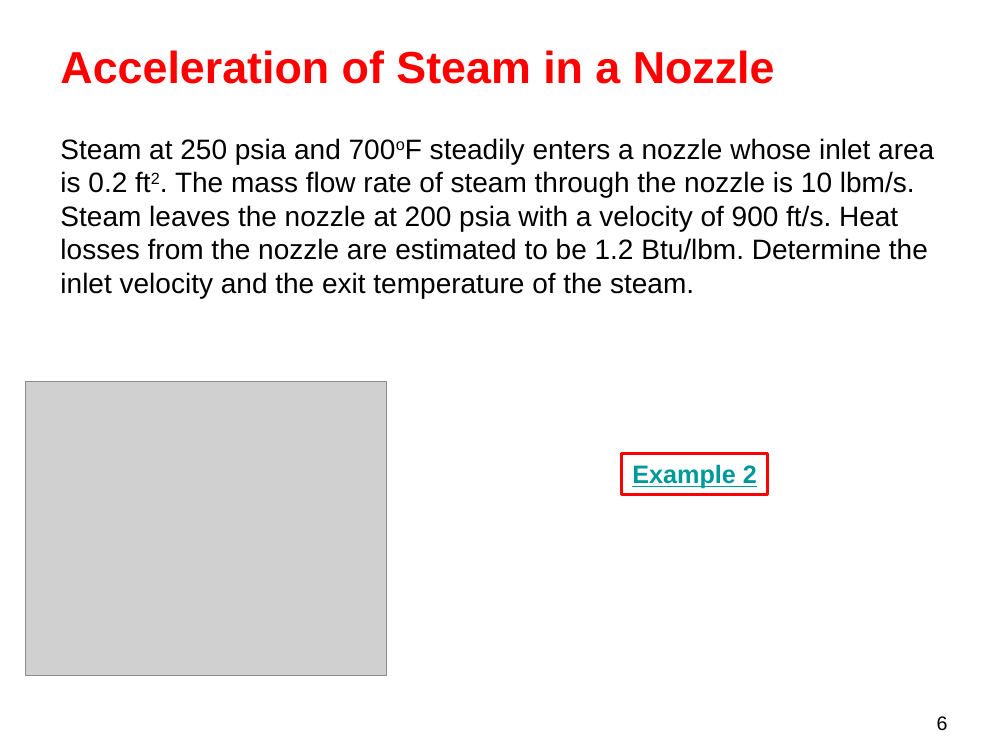
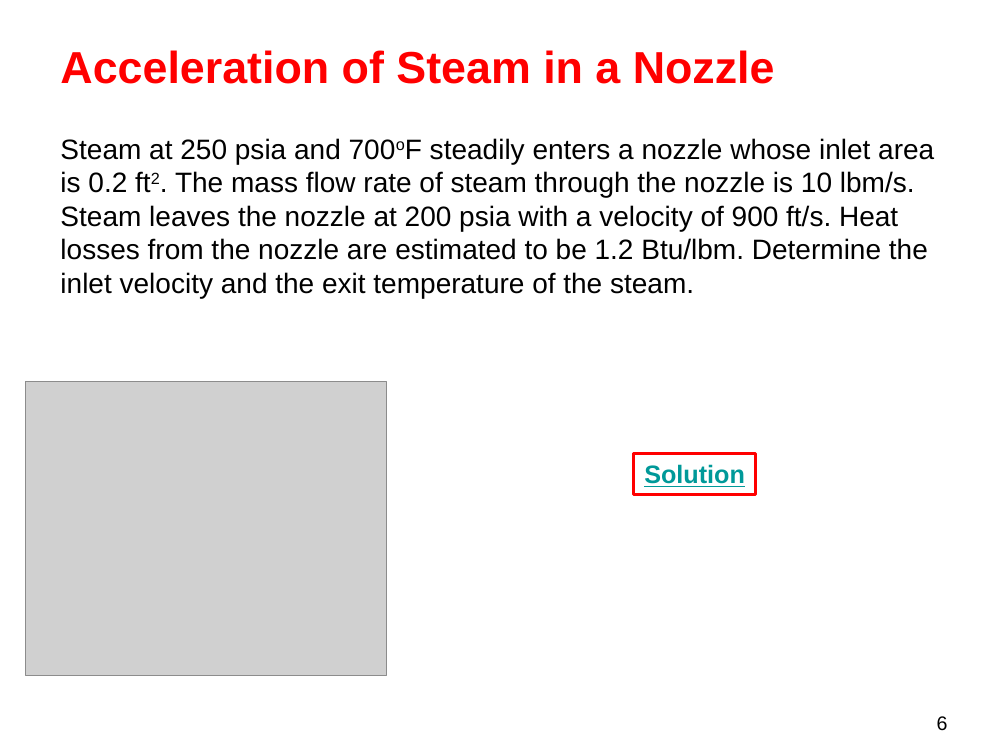
Before and after one commit to longapalooza/ENGR222, a slide deck: slide 6 of 08.Steady-Flow Devices.pptx. Drawn at 1008x756 pixels with LibreOffice and Linux fonts; fonts in the diff are those of the drawing; grey boxes stand for pictures. Boxes give left, top, right and bottom in pixels: in the first picture for what was removed or moved away, otherwise in the second. Text is boxed around its words. In the diff, an @@ line names an element or a change of style, - is before the commit and + after.

```diff
--- a/08.Steady-Flow Devices.pptx
+++ b/08.Steady-Flow Devices.pptx
@@ rectangle "Solution" resized from (x1=622, y1=454, x2=768, y2=494) to (x1=634, y1=454, x2=756, y2=494) @@
@@ text in rectangle at (x1=644, y1=464, x2=745, y2=487): text changed @@
-Example 2
+Solution
```
Also in this commit, not shown: 3 other slides changed.
